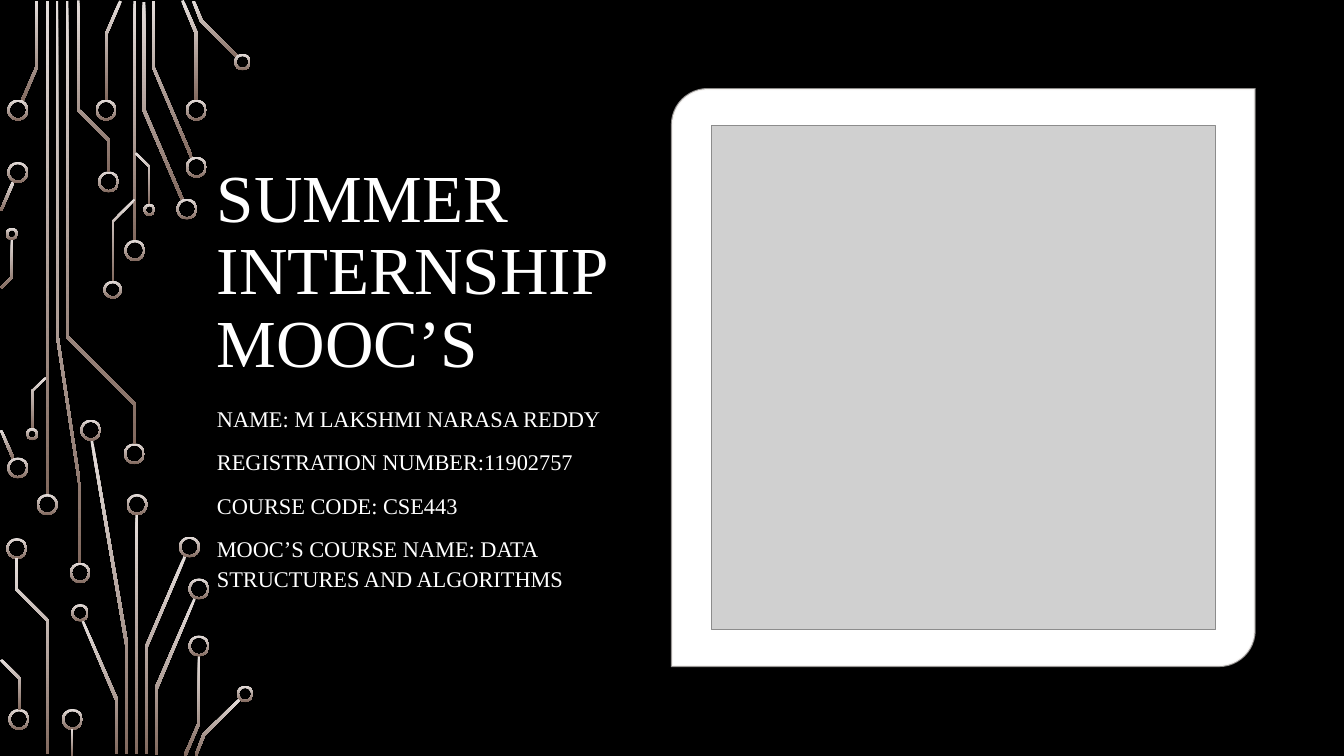
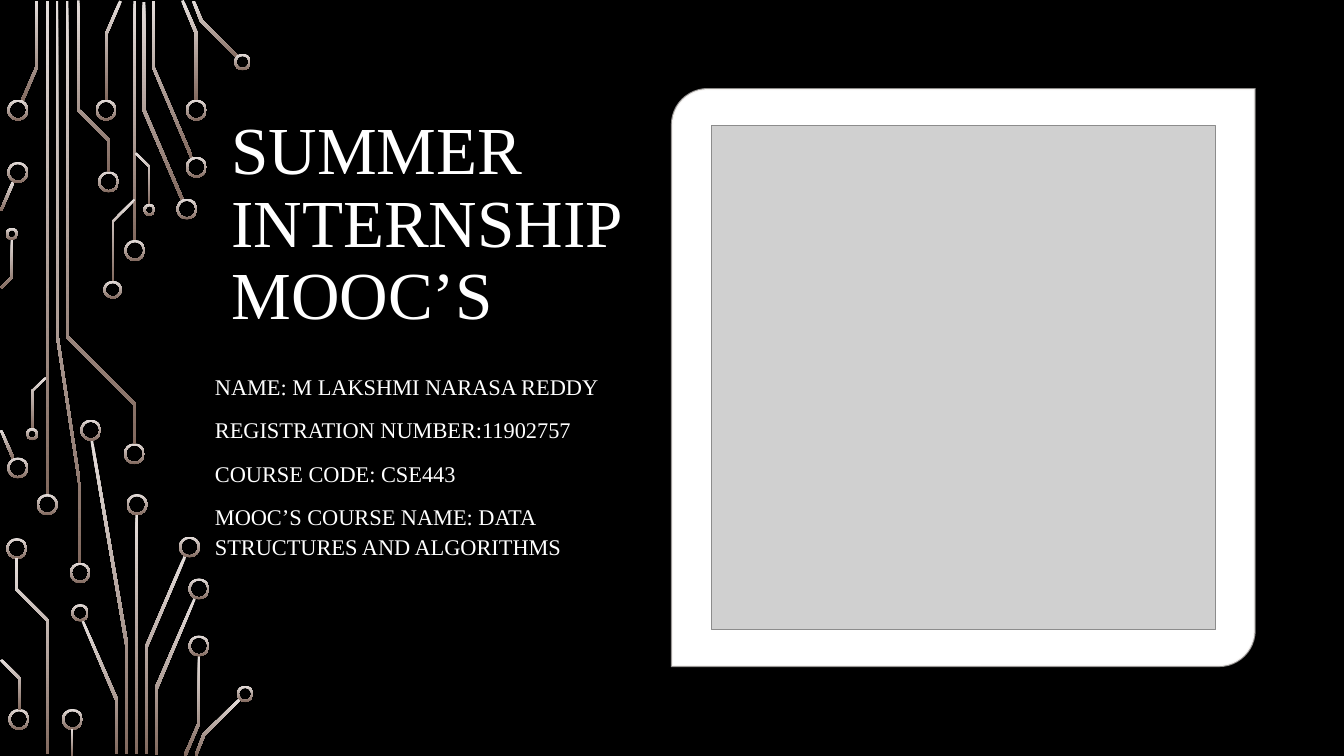
Before and after one commit to lakshmireddy999/Boggle-Game-Solver, a slide deck: slide 1 of project/summer training ppt.pptx. Drawn at 1344x756 pixels with LibreOffice and Linux fonts; fonts in the diff are those of the drawing; grey boxes stand for pictures; background and template pictures are left out. Boxes give left, top, right and bottom in pixels: in the first picture for what was removed or moved away, otherwise in the second. Text is boxed around its words. In the diff, an @@ line names an element or a change of style, - is before the commit and + after.

```diff
--- a/project/summer training ppt.pptx
+++ b/project/summer training ppt.pptx
@@ title "SUMMER INTERNSHIP MOOC’S": place and size @@
-title "SUMMER INTERNSHIP MOOC’S" at (217,177,609,368)
+title "SUMMER INTERNSHIP MOOC’S" at (231,129,623,320)
@@ subtitle "NAME: M LAKSHMI NARASA REDDY": place and size @@
-subtitle "NAME: M LAKSHMI NARASA REDDY" at (217,412,600,588)
+subtitle "NAME: M LAKSHMI NARASA REDDY" at (215,380,598,556)
```
Also in this commit, not shown: 2 other slides changed, 2 slides added, 1 other file.
